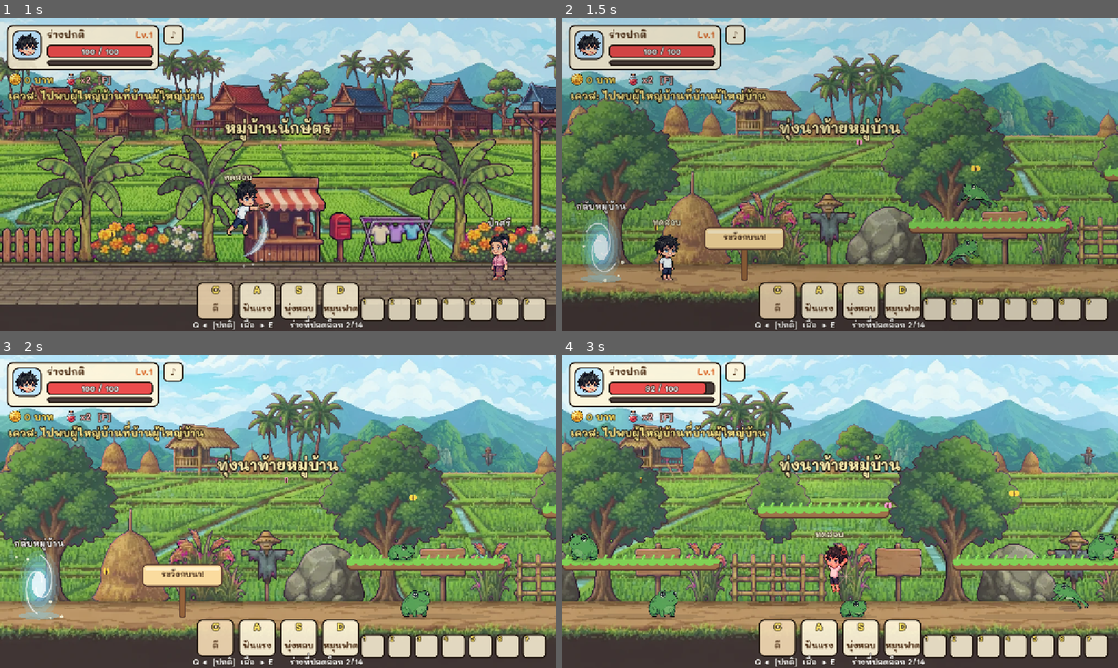
Above: before the commit, frames 1-4 (two rows, left to right).
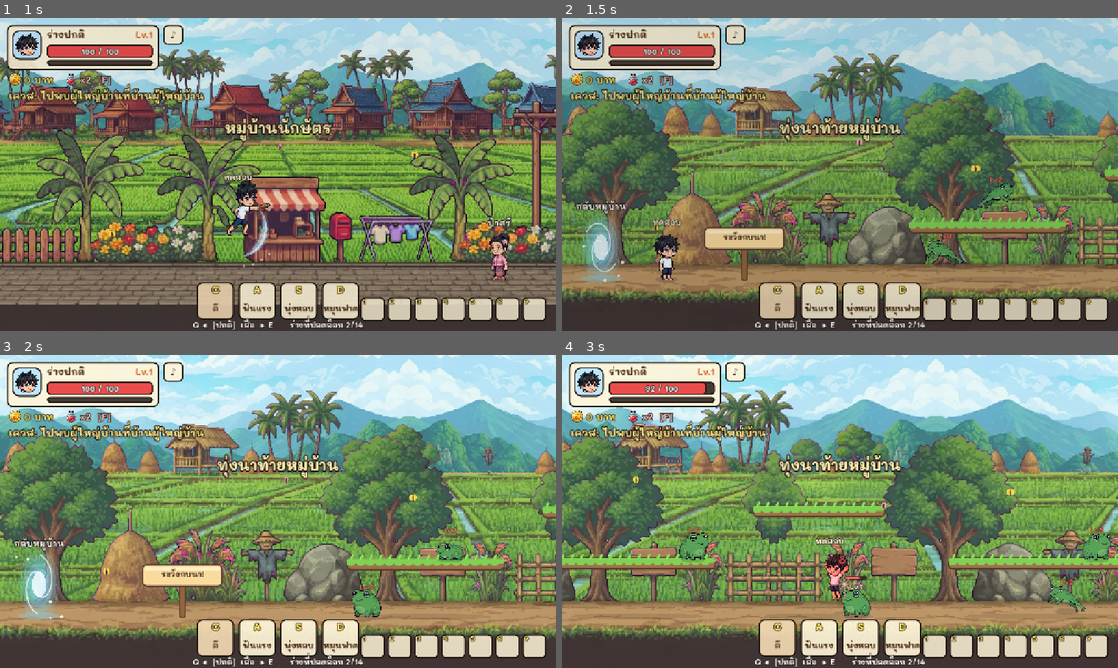
Above: after the commit, the same moments.

Repository: mozila023/naksat-saga
Game: Godot game, scene res://tests/showcase.tscn
The game is run twice, just before and just after one commit, with the same random seed, the same clock (stepped at 60 frames per second) and the same inputs. This scene is started directly instead of the project's main scene.
Inputs (mouse positions are in pixels of both pictures, inside the frame that each line leads up to):
- Up to frame 1 (1 s): tap Enter at 0.5 s; move the mouse to (400, 158) at 0.52 s; hold Right (move_right) from 0.53 s (still down); hold C (attack) from 0.53 s (still down); click (400, 158) at 0.67 s; tap Space (jump) at 0.77 s; tap Shift (run) at 0.8 s
- Up to frame 2 (1.5 s): tap Space (jump) at 1.07 s; release Right (move_right) at 1.25 s; release C (attack) at 1.25 s; drag from (728, 190) to (812, 237) at 1.27 s
- Up to frame 3 (2 s): no input
- Up to frame 4 (3 s): move the mouse to (895, 442) at 2.02 s; hold Left (move_left) 2.03-2.75 s; hold C (attack) 2.03-2.75 s; tap Space (jump) at 2.1 s; drag from (812, 574) to (673, 464) at 2.77 s

Frame 1 is identical in both runs. In frame 2, 0.8% of the frame differs, in the area x 65-82%, y 50-80%; in frame 3, 1.3%; in frame 4, 25%, in the area x 0-100%, y 0-92%.

Commit message:
ชุดหนู/เสือตัวละครหญิงแบบใหม่ (อลังแต่น่ารัก ทุกเฟรมเหมือนกัน), มอนสเตอร์มีเลเวล, วงเวทเตือนท่าบอสแทนกรอบสี่เหลี่ยม
Co-Authored-By: Claude Opus 5.5 <noreply@anthropic.com>
Claude-Session: https://claude.ai/code/session_01J9NCfWgs9eBq1qjdwjHxHL

Diff:
--- a/entities/common/chibi_visual.gd
+++ b/entities/common/chibi_visual.gd
@@ -68,7 +68,7 @@
 
 func _load_frames(prefix: String) -> void:
 	_frames.clear()
-	for anim in [["idle", 1], ["walk", 4], ["attack", 3], ["jump", 1], ["fall", 1], ["land", 1]]:
+	for anim in [["idle", 1], ["walk", 6], ["attack", 3], ["jump", 1], ["fall", 1], ["land", 1]]:
 		var list: Array = []
 		for i in int(anim[1]):
 			var path := "%s%s_%d.png" % [prefix, anim[0], i]
@@ -128,8 +128,8 @@
 	elif _land_t > 0.0:
 		tex = _frames["land"][0]
 	elif moving:
-		_walk_t += delta * (13.0 if running else 8.5)
-		tex = _frames["walk"][int(_walk_t) % 4]
+		_walk_t += delta * (13.0 if running else 8.5) * _frames["walk"].size() / 4.0  # เฟรมมากขึ้น เปลี่ยนเร็วขึ้น ก้าวเท่าเดิม
+		tex = _frames["walk"][int(_walk_t) % _frames["walk"].size()]  # เดินได้ 4-6 เฟรม (มีเท่าไรใช้เท่านั้น)
 		pos.y -= absf(sin(_walk_t * PI)) * 2.0
 		rot = 0.07 if running else 0.0
 	else:
--- a/entities/effects/fx.gd
+++ b/entities/effects/fx.gd
@@ -5,7 +5,7 @@
 ##   spark  = ประกายตอนตีโดน                burst = ระเบิดควัน (ศัตรูตาย / เปลี่ยนร่าง)
 ##   star   = ดาวประกายลอยขึ้น              puff  = ฝุ่น
 ##   ghost  = เงาตามตัวตอนพุ่ง              pillar = ลำแสงพุ่งขึ้น
-##   warn   = กรอบเตือนท่าบอส
+##   warn   = วงเวทเตือนบนพื้นก่อนบอสออกท่า
 
 var kind := "slash"
 var size := Vector2(90, 80)
@@ -138,11 +138,75 @@
 				draw_texture_rect(tex, Rect2(-w * 0.5, -h + 3.0, w, h), false, Color(color.r, color.g, color.b, 0.6 * fade))
 				draw_set_transform(Vector2.ZERO, 0.0, Vector2.ONE)
 		"warn":
-			# กรอบเตือนพื้นที่ที่บอสกำลังจะตี (จุดกำเนิดคือมุมซ้ายบน)
-			var blink := 0.3 + 0.2 * sin(_t * 26.0)
-			var r := Rect2(Vector2.ZERO, size)
-			Art.rrect(self, r, Color(color.r, color.g, color.b, 0.12 + blink * 0.5), 12.0)
-			draw_rect(r.grow(-2.0), Color(color.r, color.g, color.b, 0.95), false, 4.0, true)
+			# วงเวทเตือนบนพื้น ตรงที่บอสกำลังจะตี (จุดกำเนิดคือมุมซ้ายบนของพื้นที่โจมตี)
+			# วงรีเรืองแสงบนพื้น + แสงชาร์จที่ขยายจากกลางออกไปจนเต็มตอนบอสตีจริง + ลำแสงลอยขึ้น
+			_warn_mark(p)
+
+
+## วาดวงรี (แบบทึบใช้วงกลมรัศมี 100 แล้วบีบด้วย transform, แบบเส้นขอบคำนวณจุดเอง ให้เส้นหนาเท่ากันทั้งวง)
+func _ellipse(center: Vector2, radii: Vector2, col: Color, filled := true, width := 3.0) -> void:
+	if radii.x < 1.0 or radii.y < 1.0:
+		return
+	if filled:
+		draw_set_transform(center, 0.0, radii / 100.0)
+		draw_circle(Vector2.ZERO, 100.0, col, true, -1.0, true)
+		draw_set_transform(Vector2.ZERO, 0.0, Vector2.ONE)
+	else:
+		var pts := PackedVector2Array()
+		for i in 49:
+			var ang := TAU * i / 48.0
+			pts.append(center + Vector2(cos(ang) * radii.x, sin(ang) * radii.y))
+		draw_polyline(pts, col, width, true)
+
+
+func _warn_mark(p: float) -> void:
+	var appear := clampf(_t / 0.12, 0.0, 1.0)  # ค่อย ๆ โผล่ตอนเริ่ม
+	var out := clampf((1.0 - p) / 0.08, 0.0, 1.0)  # จางตอนจบ
+	var a := appear * out
+	var pulse := 0.5 + 0.5 * sin(_t * 18.0)
+	var ground := Vector2(size.x * 0.5, size.y)
+	var rad := Vector2(size.x * 0.5, clampf(size.x * 0.09, 16.0, 30.0))
+	var col := Color(color.r, color.g, color.b)
+	var hot := col.lerp(Color(1, 1, 0.85), 0.55)
+	# แสงหมอกจาง ๆ ลอยเหนือพื้นที่ (ไล่จากพื้นขึ้นไป)
+	var top := Color(col.r, col.g, col.b, 0.0)
+	# (สว่างตรงกลางล่าง จางออกทุกขอบ จะได้ไม่เห็นเป็นกล่องสี่เหลี่ยม)
+	var glow := Color(col.r, col.g, col.b, 0.32 * a)
+	var cb := Vector2(size.x * 0.5, size.y)
+	for tri in [[Vector2(0, size.y), Vector2(0, size.y * 0.25)], [Vector2(0, size.y * 0.25), Vector2(size.x, size.y * 0.25)], [Vector2(size.x, size.y * 0.25), Vector2(size.x, size.y)]]:
+		draw_polygon(PackedVector2Array([cb, tri[0], tri[1]]), PackedColorArray([glow, top, top]))
+	# วงรีบนพื้น: เงาเรือง 3 ชั้น
+	_ellipse(ground, rad * 1.12, Color(col.r, col.g, col.b, 0.16 * a))
+	_ellipse(ground, rad, Color(col.r * 0.5, col.g * 0.2, col.b * 0.2, 0.35 * a))
+	# แสงชาร์จ ขยายจากกลางจนเต็มวง
+	var fill := ease(p, 0.6)
+	_ellipse(ground, rad * fill, Color(hot.r, hot.g, hot.b, (0.28 + 0.2 * pulse) * a))
+	# ขอบวงเรืองแสง (กระพริบเร็วขึ้นเมื่อใกล้ตี)
+	_ellipse(ground, rad, Color(col.r, col.g, col.b, (0.75 + 0.25 * pulse) * a), false, 4.0)
+	_ellipse(ground, rad * 0.72, Color(hot.r, hot.g, hot.b, 0.45 * a), false, 2.0)
+	# ลายหัวลูกศรชี้เข้ากลาง 2 ข้าง (ขยับเข้าหากลางเรื่อย ๆ)
+	for side: float in [-1.0, 1.0]:
+		for i in 3:
+			var k := fposmod(_t * 1.6 + i / 3.0, 1.0)
+			var x := ground.x + side * rad.x * (0.92 - k * 0.6)
+			var h := rad.y * 0.55
+			var ca := Color(hot.r, hot.g, hot.b, a * (1.0 - k) * 0.9)
+			draw_polyline(PackedVector2Array([Vector2(x + side * h * 0.6, ground.y - h), Vector2(x, ground.y), Vector2(x + side * h * 0.6, ground.y + h)]), ca, 3.0, true)
+	# ประกายลอยขึ้นจากวง
+	for i in 9:
+		var r := fposmod(_seed * 7.3 + i * 0.618, 1.0)
+		var k := fposmod(_t * 0.9 + r, 1.0)
+		var x := ground.x + (r * 2.0 - 1.0) * rad.x * 0.85
+		var y := ground.y - k * size.y * 0.8
+		var streak := 10.0 + 14.0 * (1.0 - k)
+		draw_line(Vector2(x, y), Vector2(x, y + streak), Color(hot.r, hot.g, hot.b, a * (1.0 - k) * 0.8), 3.0, true)
+	# เครื่องหมาย ! ในรูปข้าวหลามตัด เหนือกลางวง
+	var ic := Vector2(ground.x, size.y * 0.3 - pulse * 4.0)
+	var d := 15.0
+	draw_colored_polygon(PackedVector2Array([ic + Vector2(0, -d), ic + Vector2(d, 0), ic + Vector2(0, d), ic + Vector2(-d, 0)]), Color(0.18, 0.04, 0.04, 0.85 * a))
+	draw_polyline(PackedVector2Array([ic + Vector2(0, -d), ic + Vector2(d, 0), ic + Vector2(0, d), ic + Vector2(-d, 0), ic + Vector2(0, -d)]), Color(hot.r, hot.g, hot.b, a), 3.0, true)
+	draw_line(ic + Vector2(0, -8), ic + Vector2(0, 2), Color(1, 1, 1, a), 3.5, true)
+	draw_circle(ic + Vector2(0, 6.5), 2.2, Color(1, 1, 1, a), true, -1.0, true)
 
 
 ## เส้นโค้งปลายเรียว (หนาตรงกลาง) ตามจุดที่ให้มา
--- a/entities/enemies/enemy.gd
+++ b/entities/enemies/enemy.gd
@@ -3,8 +3,8 @@
 
 const GRAVITY := 1800.0
 const KINDS := {
-	"frog": {"name": "กบนา", "hp": 32.0, "dmg": 8.0, "speed": 75.0, "size": Vector2(58, 48), "sprite": "res://assets/art/frog.png"},
-	"mushroom": {"name": "เห็ดพิษ", "hp": 75.0, "dmg": 13.0, "speed": 55.0, "size": Vector2(56, 72), "sprite": "res://assets/art/mushroom.png"},
+	"frog": {"name": "กบนา", "lv": [1, 4], "hp": 32.0, "dmg": 8.0, "speed": 75.0, "size": Vector2(58, 48), "sprite": "res://assets/art/frog.png"},
+	"mushroom": {"name": "เห็ดพิษ", "lv": [5, 9], "hp": 75.0, "dmg": 13.0, "speed": 55.0, "size": Vector2(56, 72), "sprite": "res://assets/art/mushroom.png"},
 }
 
 var kind := "frog"
@@ -13,6 +13,7 @@
 var hp := 30.0
 var max_hp := 30.0
 var facing := -1
+var level := 1  # เลเวลของมอนสเตอร์ (สุ่มในช่วง "lv" ของแต่ละชนิด) ยิ่งสูงยิ่งอึด ตีแรง และให้ EXP มาก
 
 var _stats := {}
 var _dir := -1
@@ -36,7 +37,12 @@
 
 func _ready() -> void:
 	add_to_group("enemies")
-	_stats = KINDS[kind]
+	_stats = KINDS[kind].duplicate()
+	var lv_range: Array = _stats["lv"]
+	level = randi_range(int(lv_range[0]), int(lv_range[1]))
+	var step := level - int(lv_range[0])
+	_stats["hp"] = _stats["hp"] * (1.0 + 0.25 * step)
+	_stats["dmg"] = _stats["dmg"] * (1.0 + 0.12 * step)
 	max_hp = _stats["hp"]
 	hp = max_hp
 	home_x = global_position.x
@@ -65,6 +71,11 @@
 		_tex.clear()
 
 
+## ตัวคูณ EXP ตามเลเวล (เลเวลต่ำสุดของชนิด = 1 เท่า, เพิ่มเลเวลละ 30%)
+func exp_mult() -> float:
+	return 1.0 + 0.3 * (level - int(_stats["lv"][0]))
+
+
 func is_alive() -> bool:
 	return not _dying
 
@@ -146,7 +157,7 @@
 		_dying = true
 		Sound.play("enemy_die", 0.08)
 		remove_from_group("enemies")
-		Game.on_enemy_killed(kind, global_position)
+		Game.on_enemy_killed(kind, global_position, exp_mult())
 
 
 func _draw() -> void:
@@ -182,9 +193,18 @@
 		_sprite.rotation = 0.0
 	Art.shadow(self, Vector2(0, 2), 28.0)
 
+	# ป้ายเลเวลเหนือหัว: สีแดงเมื่อเลเวลสูงกว่าผู้เล่น
+	if not _dying:
+		var font := ThemeDB.fallback_font
+		var txt := "Lv.%d" % level
+		var fy: float = -_stats["size"].y - 12.0
+		var col := Color(1.0, 0.45, 0.4) if level > Game.level else Color(1.0, 0.97, 0.8)
+		var w := font.get_string_size(txt, HORIZONTAL_ALIGNMENT_LEFT, -1, 15).x
+		draw_string_outline(font, Vector2(-w * 0.5, fy), txt, HORIZONTAL_ALIGNMENT_LEFT, -1, 15, 4, Color(0.15, 0.1, 0.08, 0.9))
+		draw_string(font, Vector2(-w * 0.5, fy), txt, HORIZONTAL_ALIGNMENT_LEFT, -1, 15, col)
 	# หลอดเลือด (แสดงเมื่อโดนตีแล้ว)
 	if hp < max_hp and not _dying:
-		var top_y: float = -_stats["size"].y - 30.0
+		var top_y: float = -_stats["size"].y - 42.0
 		Art.rrect(self, Rect2(-26, top_y, 52, 9), Color(0.2, 0.12, 0.1, 0.85), 4.5)
 		Art.rrect(self, Rect2(-24, top_y + 2, 48.0 * clampf(hp / max_hp, 0.0, 1.0), 5), Color(0.98, 0.4, 0.4), 2.5)
 	if _stun > 0.5:
--- a/utilities/game.gd
+++ b/utilities/game.gd
@@ -419,14 +419,15 @@
 
 
 ## ให้ EXP และโปรยของดรอปตรงจุดที่ศัตรูตาย
-func give_rewards(kind: String, pos: Vector2) -> void:
+func give_rewards(kind: String, pos: Vector2, exp_mult := 1.0) -> void:
 	if not REWARDS.has(kind):
 		return
 	var r: Dictionary = REWARDS[kind]
-	add_exp(int(r["exp"]))
+	var gained := int(round(float(r["exp"]) * exp_mult))  # มอนสเตอร์เลเวลสูงให้ EXP มากขึ้น
+	add_exp(gained)
 	if main == null or main.stage == null:
 		return
-	spawn_number(pos + Vector2(-10, -70), "+%d EXP" % int(r["exp"]), Color(0.7, 0.9, 1.0), 20)
+	spawn_number(pos + Vector2(-10, -70), "+%d EXP" % gained, Color(0.7, 0.9, 1.0), 20)
 	for i in randi_range(int(r["coins"][0]), int(r["coins"][1])):
 		Pickup.spawn(main.stage, pos, "coin", randi_range(int(r["coin_value"][0]), int(r["coin_value"][1])))
 	for d in r["drops"]:
@@ -434,9 +435,9 @@
 			Pickup.spawn(main.stage, pos, d[0], 1)
 
 
-func on_enemy_killed(kind: String, pos := Vector2.INF) -> void:
+func on_enemy_killed(kind: String, pos := Vector2.INF, exp_mult := 1.0) -> void:
 	if pos != Vector2.INF:
-		give_rewards(kind, pos)
+		give_rewards(kind, pos, exp_mult)
 	if quest_stage == 1 and kind == "frog":
 		frog_kills += 1
 		if frog_kills >= FROGS_NEEDED:
Binary file changed: assets/art/frames/heroine_rat_attack_0.png
Binary file changed: assets/art/frames/heroine_rat_attack_1.png
Binary file changed: assets/art/frames/heroine_rat_attack_2.png
Binary file changed: assets/art/frames/heroine_rat_fall_0.png
Binary file changed: assets/art/frames/heroine_rat_idle_0.png
Binary file changed: assets/art/frames/heroine_rat_jump_0.png
Binary file changed: assets/art/frames/heroine_rat_land_0.png
Binary file changed: assets/art/frames/heroine_rat_walk_0.png
Binary file changed: assets/art/frames/heroine_rat_walk_1.png
Binary file changed: assets/art/frames/heroine_rat_walk_2.png
Binary file changed: assets/art/frames/heroine_rat_walk_3.png
Binary file added: assets/art/frames/heroine_rat_walk_4.png
(and 21 more such lines)
